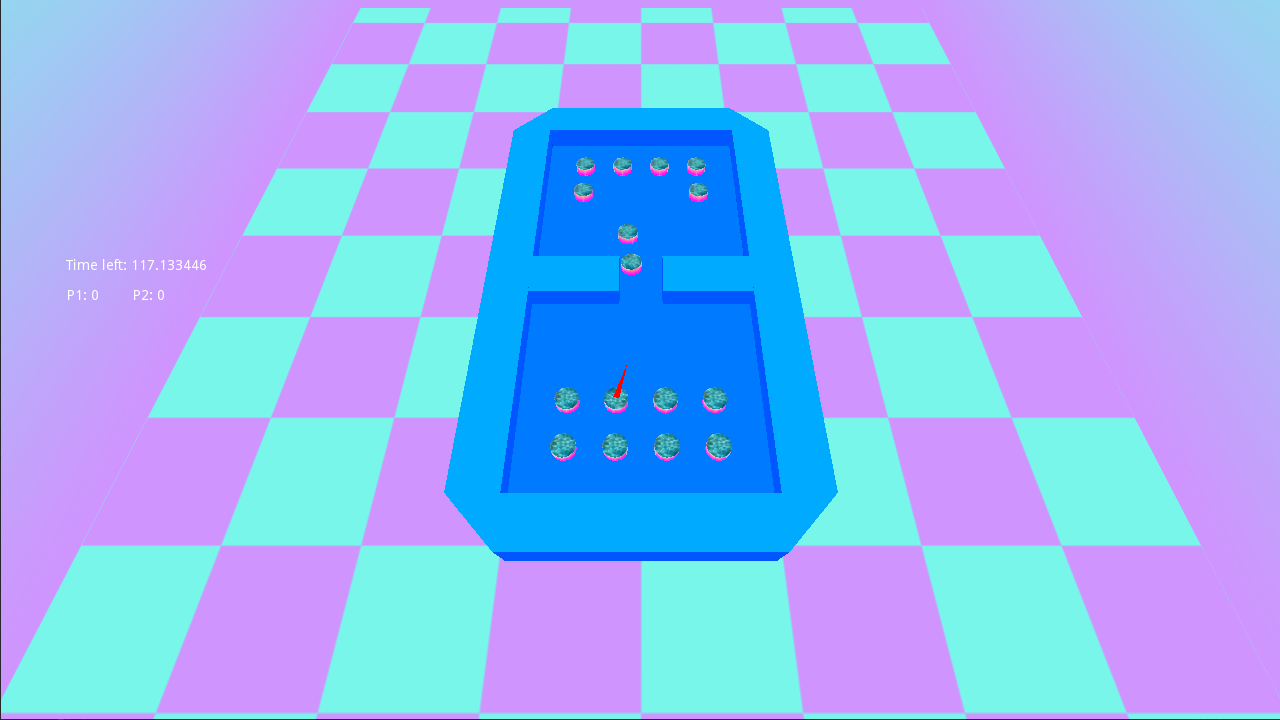
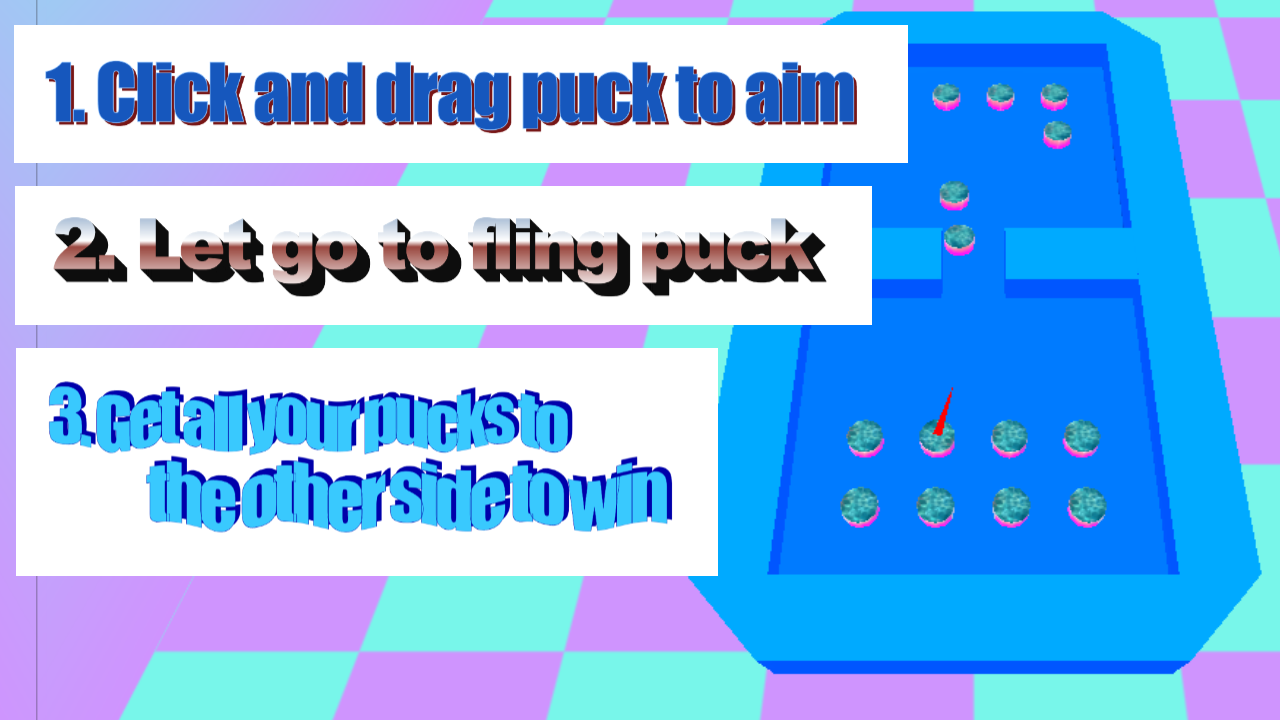
Before/after of a (1280, 720) layered artwork. What changed in the layer stack:
added layer "Layer 4" above "Layer 3" over (14, 25, 908, 163)
added layer "Layer 3" above "Layer 2" over (15, 186, 872, 325)
added layer "Layer 2" above "Layer 1" over (16, 348, 718, 576)
painted on "Layer 1", masked it over (0, 0, 1280, 720)
added layer "Layer 1 copy" above "Background" over (0, 0, 68, 720)
